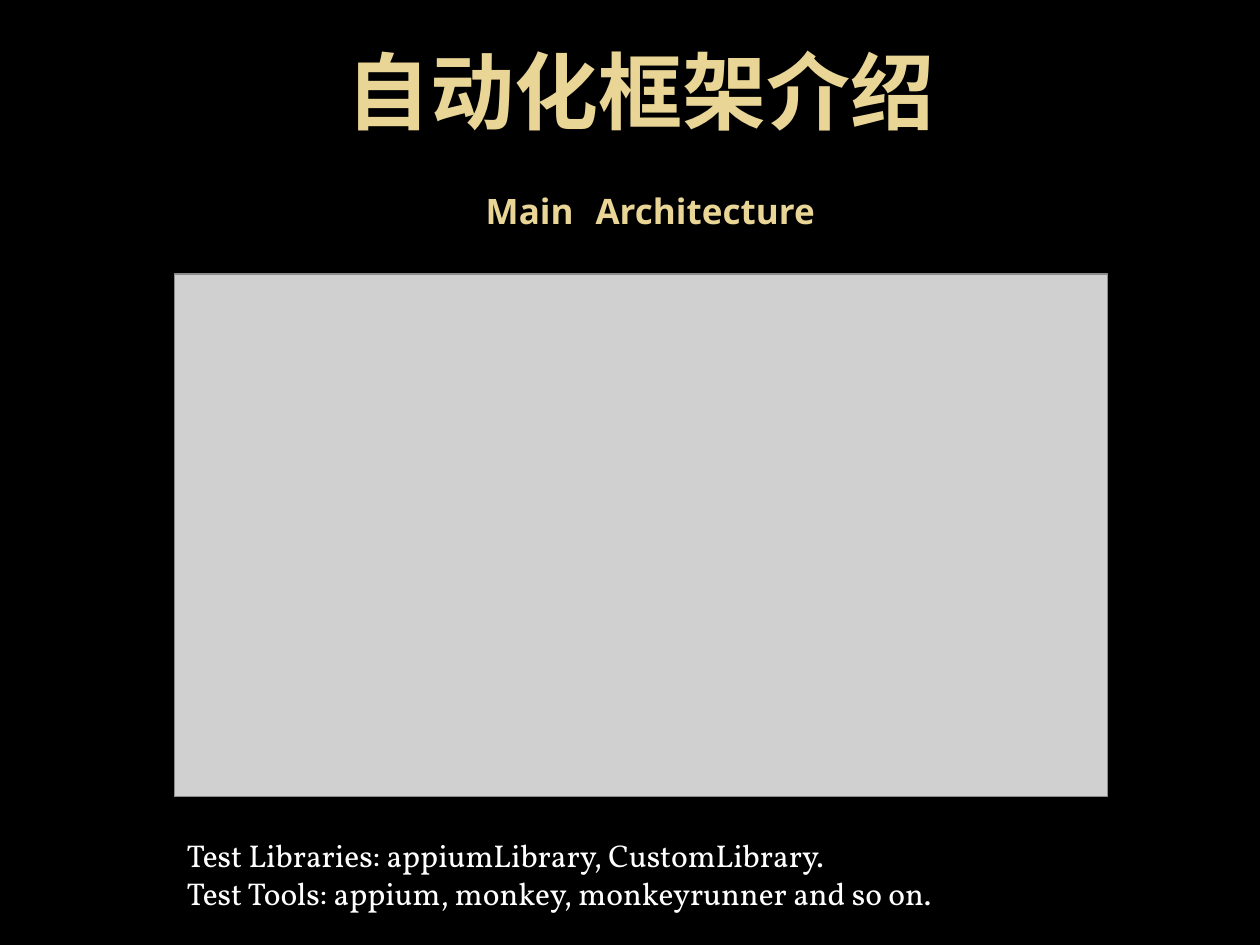
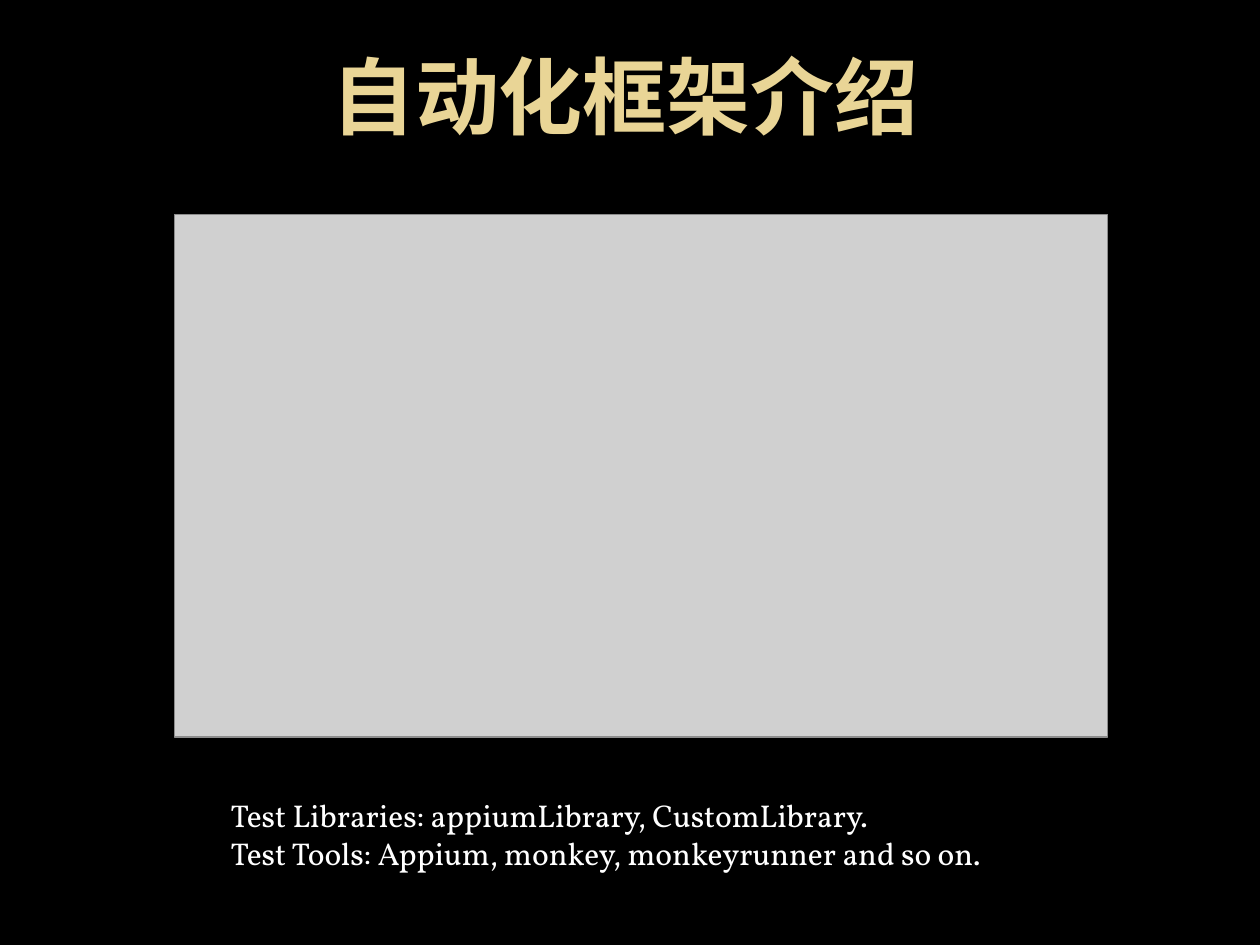
Before and after one commit to elvis2workspace/OPython, a slide deck: slide 6 of 自动化安装包/移动互联网事业部测试自动化实施方案介绍_张修海.pptx. Drawn at 1260x945 pixels with LibreOffice and Linux fonts; fonts in the diff are those of the drawing; grey boxes stand for pictures; background and template pictures are left out. Boxes give left, top, right and bottom in pixels: in the first picture for what was removed or moved away, otherwise in the second. Text is boxed around its words. In the diff, an @@ line names an element or a change of style, - is before the commit and + after.

```diff
--- a/自动化安装包/移动互联网事业部测试自动化实施方案介绍_张修海.pptx
+++ b/自动化安装包/移动互联网事业部测试自动化实施方案介绍_张修海.pptx
@@ title at [331, 55, 919, 136]: text changed; size 20 to 48 pt @@
-自动化框架介绍
-Main Architecture
+自动化框架介绍
@@ picture: place and size @@
-picture at [174, 275, 1108, 798]
+picture at [174, 214, 1108, 737]
@@ text "Test Libraries: appiumLibrary, CustomLibrary.": place and size @@
-text "Test Libraries: appiumLibrary, CustomLibrary." at [187, 844, 931, 913]
+text "Test Libraries: appiumLibrary, CustomLibrary." at [231, 804, 981, 873]
@@ text at [231, 842, 981, 873]: text changed @@
-Test Tools: appium, monkey, monkeyrunner and so on.
+Test Tools: Appium, monkey, monkeyrunner and so on.
```
Also in this commit, not shown: 7 other slides changed, 6 other files.
